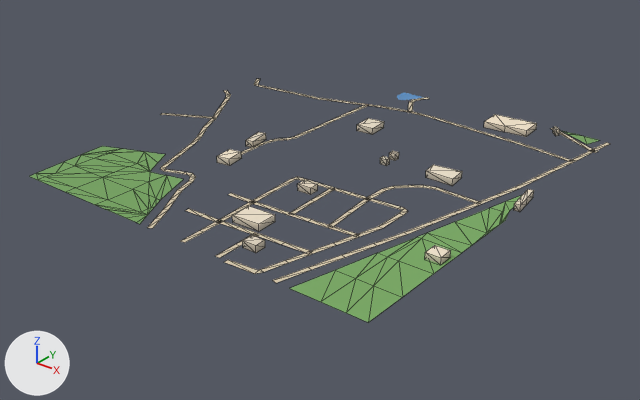
Two versions of the glTF model public/assets/bengaluru-region-v1/tiles/t-19_-35-l1.glb, one commit apart.
Before and after are seen from a camera (50 mm lens) standing at (-8649.0, -18003.0, 409.0) and looking at (-9235.0, -17269.0, -46.0). The lights are fixed; the arrows at lower left show +X, +Y and +Z. The older version comes first. Mesh edges are drawn as thin lines on the coarser meshes.

The first picture shows 'building', 'ground' and 1 more.
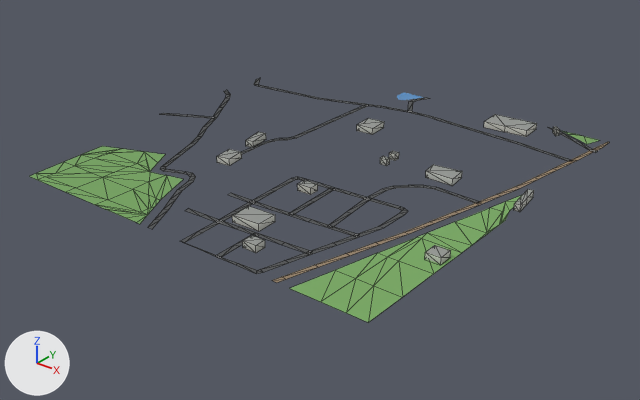
Pixel boxes [x1, y1, x2, y2] of what changed, in the pictures (640 x 400 px; the box of a moved part takes in the faces that stretch with it):
'ground', reshaped
    before: [30, 79, 610, 322]
    after: [30, 78, 610, 322]
part 1 of me_building, recoloured
    both: [217, 114, 560, 263]
part 2 of me_ground, reshaped
    before: [551, 128, 610, 151]
    after: [548, 127, 610, 151]
part 3 of me_ground, reshaped
    before: [147, 169, 408, 283]
    after: [148, 169, 408, 283]
part 4 of me_ground, moved or reshaped
    before: [160, 79, 260, 119]
    after: [159, 78, 260, 119]
part 5 of me_ground, recoloured
    both: [148, 79, 601, 272]

The change in detail:
me_building is used by ob_building; location (-9500.0, -17500.0, 0.0).
me_building had 112 vertices, 141 faces and spanned x 155.0..502.0, y 29.0..492.0, z 0.0..8.0.
me_building now has 112 vertices, 170 faces and spans x 155.0..502.0, y 29.0..492.0, z 0.0..8.0.
me_building part 1: 141 kept faces spanning x 155.0..502.0, y 29.0..492.0, z 0.0..8.0 get new vertex colours.
Edits to the shape of me_building do not show in these pictures.
me_ground is used by ob_ground; location (-9500.0, -17500.0, 0.0).
me_ground had 364 vertices, 360 faces and spanned x -2.0..503.0, y -3.0..503.0, z 1.0.
me_ground now has 384 vertices, 376 faces and spans x 0.0..500.0, y 0.0..500.0, z 1.0.
Part 2, on me_ground:
3 vertices are removed from x 423.0..497.0, y 497.0..503.0, z 1.0.
3 faces are deleted.
3 vertices move from x 458.0..503.0, y 478.0..496.0, z 1.0 to x 467.0..500.0, y 473.0..478.0, z 1.0.
8 vertices are added at x 418.0..500.0, y 487.0..500.0, z 1.0.
8 new faces join them.
Part 3, on me_ground:
8 vertices are removed from x 276.0..400.0, y -3.0..27.0, z 1.0.
12 faces are deleted.
12 vertices move from x 140.0..430.0, y -1.0..112.0, z 1.0 to x 141.0..431.0, y 0.0..115.0, z 1.0.
22 vertices are added at x 276.0..403.0, y 0.0..25.0, z 1.0.
22 new faces join them.
Part 4, on me_ground:
3 vertices are removed from x -2.0..34.0, y 224.0..345.0, z 1.0.
4 faces are deleted.
5 vertices move from x -2.0..31.0, y 230.0..418.0, z 1.0 to x 0.0..31.0, y 230.0..422.0, z 1.0.
4 vertices are added at (0.0, 351.0, 1.0), (33.0, 241.0, 1.0), (0.0, 224.0, 1.0), (0.0, 224.0, 1.0).
5 new faces join them.
me_ground part 5: 221 kept faces spanning x 0.0..500.0, y 0.0..478.0, z 1.0 get new vertex colours; the middle colour goes from beige #d7c9ae to dark grey #535556.
Other edits to the shape of me_ground do not show in these pictures.
